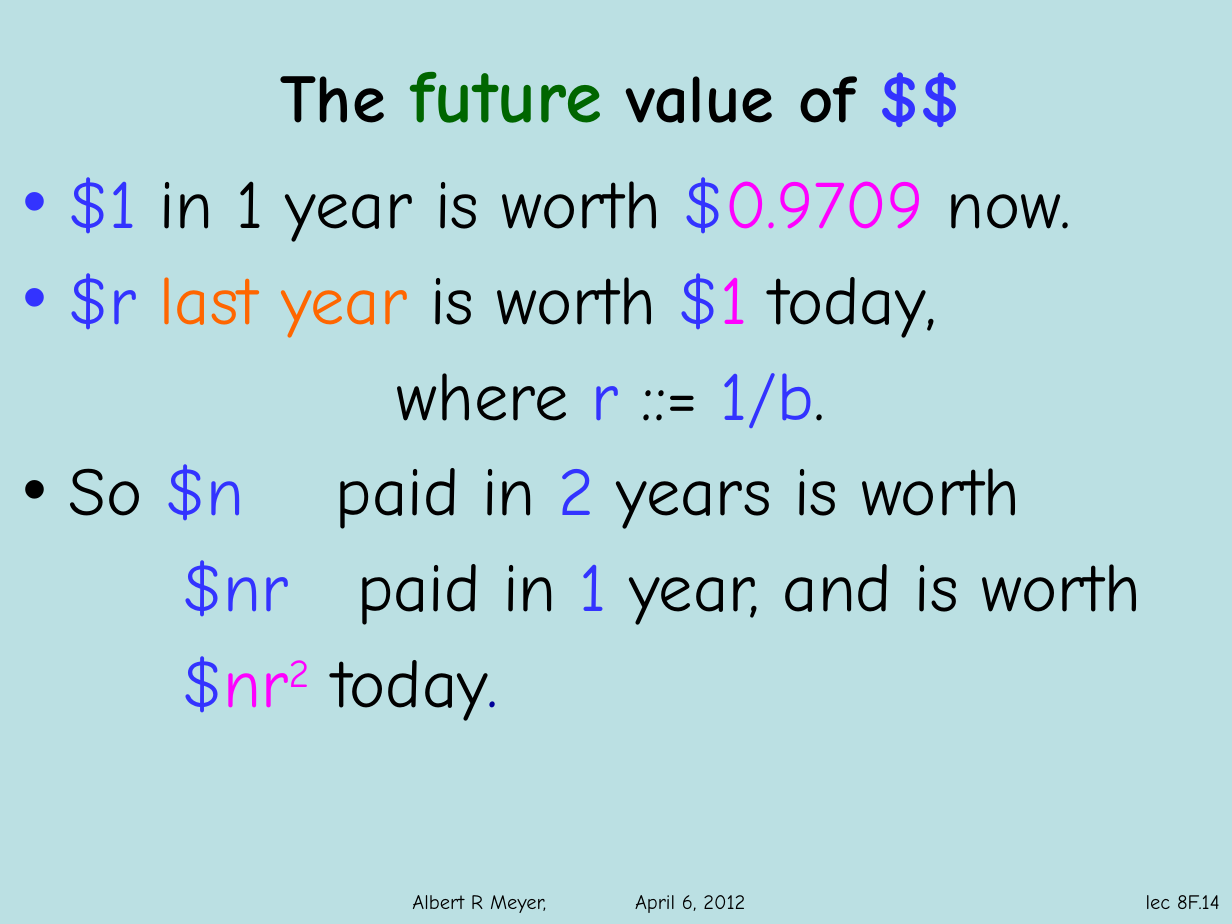
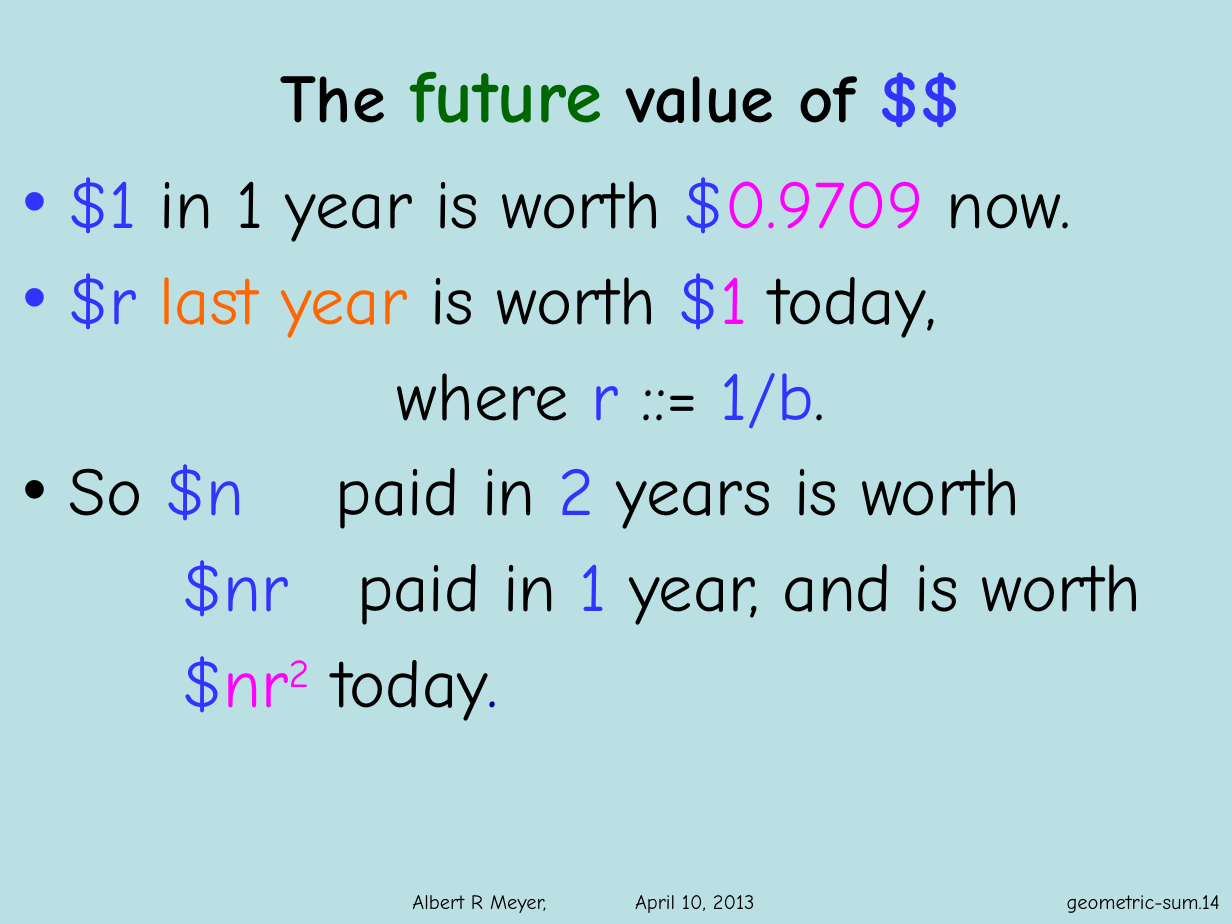
Before and after one commit to armeyer/mcs_web, a slide deck: slide 14 of spring12/slidesS12/arithmetic-geometric-sums.pptx. Drawn at 1232x924 pixels with LibreOffice and Linux fonts; fonts in the diff are those of the drawing; background and template pictures are left out. Boxes give left, top, right and bottom in pixels: in the first picture for what was removed or moved away, otherwise in the second. Text is boxed around its words. In the diff, an @@ line names an element or a change of style, - is before the commit and + after.

```diff
--- a/spring12/slidesS12/arithmetic-geometric-sums.pptx
+++ b/spring12/slidesS12/arithmetic-geometric-sums.pptx
@@ text at [412,895,755,913]: text changed @@
-Albert R Meyer, April 6, 2012
+Albert R Meyer, April 10, 2013
@@ page number added at [1067,895,1220,913], 12 pt, text #000000 @@
+geometric-sum.14
@@ page number removed at [1146,895,1220,909] @@
-lec 8F.14
```
Also in this commit, not shown: 18 other slides changed, 3 other files.
